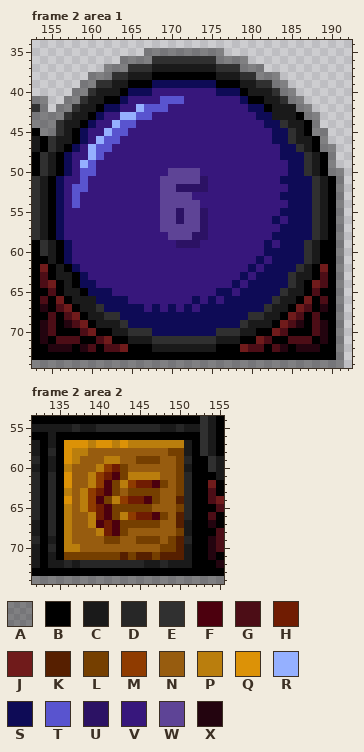
Pixel-art file -- Rogue/Sprites/CharacterUI.aseprite. The picture above is the old version.
230x75 pixels, 2 frames. Colours within 5 levels of each other are drawn and written as one. Shown: frame 2 area 1: x 153..192, y 34..74; frame 2 area 2: x 132..155, y 54..74. The commit also changed other frames or places, which this record leaves out.
Visible layers, top first: "UI Top" opacity 20%, "UI Content", "UI", "Shadow" opacity 38%.
Palette (. is transparent): A #00000060  B #000000  C #1a1a1a  D #272727  E #303030  F #4c000e  G #4c0d16  H #701c02  J #701b1b  K #561f00  L #753f00  M #8f3b00  N #975c0f  P #ba7e0d  Q #dc9207  R #95b0ff  S #0e0b56  T #5954cf  U #2c1264  V #37177c  W #5e4496  X #23040f
Pixels before, frame 2 area 1, first column x 153:
35 ..............AAAAAAAAAA...............
36 ...........AAAAEEEEEEEEAAAA............
37 .........AAAEEECCCCCCCCEEEAAA..........
38 .......AAAEECCCBBBBBBBBCCCEEAAA........
39 ......AAEECCBBBSSSSSSSSBBBCCEEAA.......
40 .....AAECCCBSSSVVVVVVVVSSSBCCCEAA......
41 AA..AAECCBBSVVVVTTTVVVVVVVSBBCCEAA.....
42 EA.AAECCBSSVVRTTTVVVVVVVVVVSSBCCCAA....
43 AAAAECCBSVVRRTTVVVVVVVVVVVVVSSCCCBAA...
44 AAAECCBSVVRTTVVVVVVVVVVVVVVVVSSECCBA...
45 BAAECBSVVRTTVVVVVVVVVVVVVVVVVVSSECBAA..
46 CBECCBSVRTTVVVVVVVVVVVVVVVVVVVSSECCBA..
47 CBECBSVRTTVVVVVVVVVVVVVVVVVVVVVSSECBAA.
48 BECBSVVRTVVVVVVVVVVVVVVVVVVVVVVSSSECBA.
49 BECBSVRTVVVVVVVVVVVVVVVVVVVVVVVVSSECBA.
50 BECBSVTTVVVVVVVVVWWWWVVVVVVVVVVVSSECBAA
51 ECBSVVTVVVVVVVVVWWWWWUVVVVVVVVVSSSSECBA
52 ECBSVTTVVVVVVVVVWWUUUUVVVVVVVVVVSSSECBA
53 ECBSVTVVVVVVVVVVWWWWVVVVVVVVVVVSSSSECBA
54 ECBSVTVVVVVVVVVVWWWWWVVVVVVVVVVVSSSECBA
55 ECBSVVVVVVVVVVVVWWUWWUVVVVVVVVVSSSSECBA
56 ECBSVVVVVVVVVVVVWWUWWUVVVVVVVVSVSSSECBA
57 ECBSVVVVVVVVVVVVWWWWWUVVVVVVVVVSSSSECBA
58 ECBSVVVVVVVVVVVVVWWWUUVVVVVVVVSSSSSECBA
59 BECBSVVVVVVVVVVVVVUUUVVVVVVVVSVSSSECBBA
60 BECBSVVVVVVVVVVVVVVVVVVVVVVVVSSSSSECBBA
61 BBCBSVVVVVVVVVVVVVVVVVVVVVVVSVSSSSECBBA
62 BJBCBSVVVVVVVVVVVVVVVVVVVVVSVSSSSECBJBA
63 BGBCCBSVVVVVVVVVVVVVVVVVVVSVSSSSECCBGBA
64 BGJBCBSSVVVVVVVVVVVVVVVVVSVSSSSSECBJGBA
65 BBGBCCBSSSVVVVVVVVVVVVVSSVSSSSSECCBGBBA
66 BGBJBCCCSSSSVVVVVVVVSVSVSSSSSSECCBJBGBA
67 BXBGJBCCESSSSSVSVSVSVSSSSSSSSECCBJGBXBA
68 BBGBGJBCCEESSSSSSSSSSSSSSSSEECCBJGBGBBA
69 BXGBXGJBCCCESSSSSSSSSSSSSSECCCBJGXBGXBA
70 BXGBBBGJBBCCEEESSSSSSSSEEECCBBJGBBBGXBA
71 BXBGGGBBGJBBCCCEEEEEEEECCCBBJGBBGGGBXBA
72 BBXXXBXGBGGJBBBCCCCCCCCBBBJGGBGXBXXXBBA
73 BBBBBBBBBBBBBBBBBBBBBBBBBBBBBBBBBBBBBBA
74 AAAAAAAAAAAAAAAAAAAAAAAAAAAAAAAAAAAAAAA
Pixels before, frame 2 area 2, first column x 132:
54 BBBBBBBBBBBBBBBBBBBBBECB
55 CCCCCDCCDDDDDDDDCCDCCECB
56 BBCBBBBBBBBBBBBBBBBBBECB
57 CBCBQQQPQQPQPPPPPPPCBECB
58 CBDBQPPNNNNNNNNNNLLCBECB
59 DBCBQPNNNPPNNLLLNNLDBBEC
60 CBCBPNNNPMHLNNNNNNLCBBEC
61 DBDBQNNPMHFLPPPPNNLDBBBC
62 DBDBQNNPMFLPMHHFLNLDBBJB
63 DBDBPNPMHFLNLLLLNNLDBBGB
64 DBDBQNPMFLPMHHFLNNKDBBGJ
65 DBDBPNPMHFLLLLLNNNLDBBBG
66 DBDBPNNPHFLPMHHFLNKDBBGB
67 CBDBPNNPFHFLLLLLNNKCBBXB
68 CBDBPNNNPHFLNNNNNNLCBBBG
69 DBCBPNNNNLLNNLLLNLKDBBXG
70 CBDBPPNNNNNNNNNNLLKCBBXG
71 CBCBLLLLLLLKLKKLKKKCBBXB
72 CBCCDCDDDDDDDDCCDCCCBBBX
73 BBBBBBBBBBBBBBBBBBBBBBBB
74 AAAAAAAAAAAAAAAAAAAAAAAA
The result:
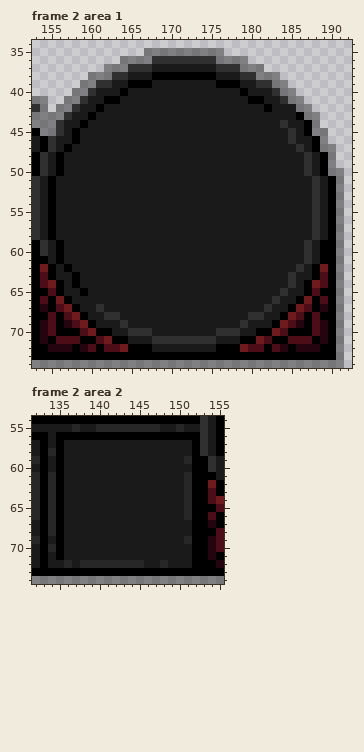
Difference:
layer "UI Content" now hidden
layer "UI Top" now hidden
Changed rows in their new state; - is an unchanged pixel.
Frame 2 area 1:
first column x 156:
39 ------------CCCCCCCC------------
40 ---------CCCCCCCCCCCCCC---------
41 --------CCCCCCCCCCCCCCCC--------
42 ------CCCCCCCCCCCCCCCCCCCC------
43 -----CCCCCCCCCCCCCCCCCCCCCC-----
44 ----CCCCCCCCCCCCCCCCCCCCCCCC----
45 ---CCCCCCCCCCCCCCCCCCCCCCCCCC---
46 ---CCCCCCCCCCCCCCCCCCCCCCCCCC---
47 --CCCCCCCCCCCCCCCCCCCCCCCCCCCC--
48 -CCCCCCCCCCCCCCCCCCCCCCCCCCCCCC-
49 -CCCCCCCCCCCCCCCCCCCCCCCCCCCCCC-
50 -CCCCCCCCCCCCCCCCCCCCCCCCCCCCCC-
51 CCCCCCCCCCCCCCCCCCCCCCCCCCCCCCCC
52 CCCCCCCCCCCCCCCCCCCCCCCCCCCCCCCC
53 CCCCCCCCCCCCCCCCCCCCCCCCCCCCCCCC
54 CCCCCCCCCCCCCCCCCCCCCCCCCCCCCCCC
55 CCCCCCCCCCCCCCCCCCCCCCCCCCCCCCCC
56 CCCCCCCCCCCCCCCCCCCCCCCCCCCCCCCC
57 CCCCCCCCCCCCCCCCCCCCCCCCCCCCCCCC
58 CCCCCCCCCCCCCCCCCCCCCCCCCCCCCCCC
59 -CCCCCCCCCCCCCCCCCCCCCCCCCCCCCC-
60 -CCCCCCCCCCCCCCCCCCCCCCCCCCCCCC-
61 -CCCCCCCCCCCCCCCCCCCCCCCCCCCCCC-
62 --CCCCCCCCCCCCCCCCCCCCCCCCCCCC--
63 ---CCCCCCCCCCCCCCCCCCCCCCCCCC---
64 ---CCCCCCCCCCCCCCCCCCCCCCCCCC---
65 ----CCCCCCCCCCCCCCCCCCCCCCCC----
66 -----CCCCCCCCCCCCCCCCCCCCCC-----
67 ------CCCCCCCCCCCCCCCCCCCC------
68 --------CCCCCCCCCCCCCCCC--------
69 ---------CCCCCCCCCCCCCC---------
70 ------------CCCCCCCC------------
Frame 2 area 2:
first column x 136:
57 CCCCCCCCCCCCCCC
58 CCCCCCCCCCCCCCC
59 CCCCCCCCCCCCCCC
60 CCCCCCCCCCCCCCC
61 CCCCCCCCCCCCCCC
62 CCCCCCCCCCCCCCC
63 CCCCCCCCCCCCCCC
64 CCCCCCCCCCCCCCC
65 CCCCCCCCCCCCCCC
66 CCCCCCCCCCCCCCC
67 CCCCCCCCCCCCCCC
68 CCCCCCCCCCCCCCC
69 CCCCCCCCCCCCCCC
70 CCCCCCCCCCCCCCC
71 CCCCCCCCCCCCCCC
Changed places in both pictures, as pixel boxes (x1, y1, x2, y2):
changed: (56, 80, 312, 336)
changed: (64, 440, 184, 560)
